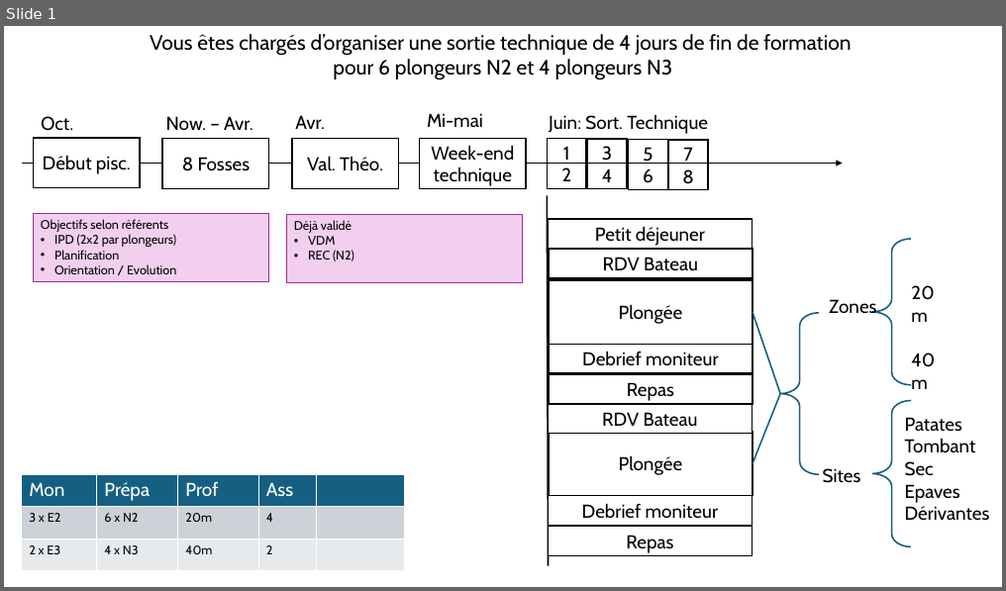
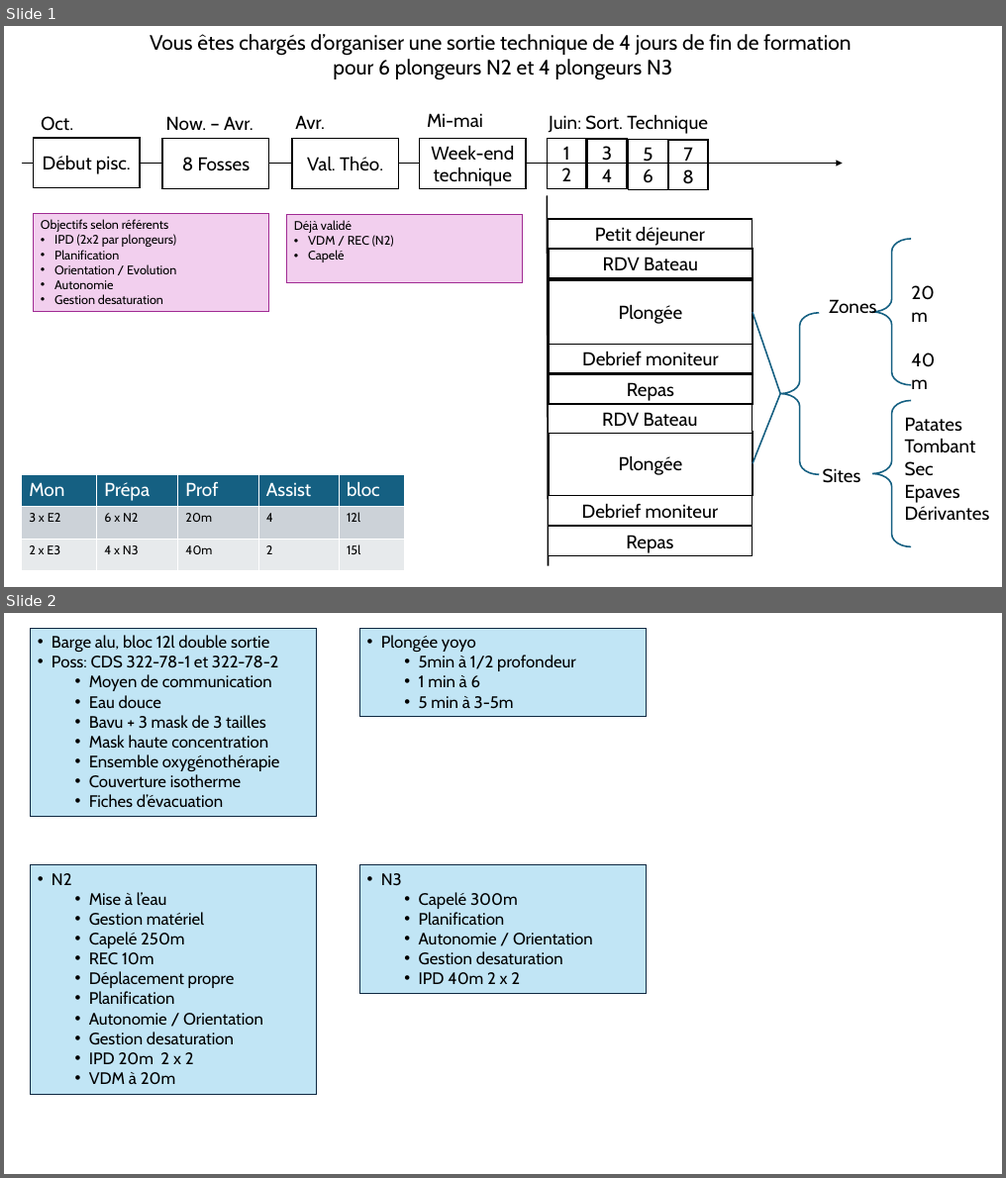
Before and after one commit to ArtigueOlivier/mf1, a slide deck: ppt/final-n2-n3-4j.pptx. Shown one above the other, each under a label of ours: slide 1 before the commit, slides 1 and 2 after it. The pictures are 1006x591 and 1006x1178 pixels, drawn with LibreOffice and Linux fonts; fonts in the diff are those of the drawing. Boxes give left, top, right and bottom in pixels: in the first picture for what was removed or moved away, otherwise in the second. Text is boxed around its words. In the diff, an @@ line names an element or a change of style, - is before the commit and + after.

```diff
--- a/ppt/final-n2-n3-4j.pptx
+++ b/ppt/final-n2-n3-4j.pptx
@@ slide 2 added at (x1=4, y1=613, x2=1002, y2=1174), background #FFFFFF @@
@@ rectangle added at (x1=30, y1=628, x2=317, y2=817), fill #C1E5F5, outline #0E2841 0.75 pt, 16 pt, text #000000 @@
+• Barge alu, bloc 12l double sortie
+• Poss: CDS 322-78-1 et 322-78-2
+  • Moyen de communication
+  • Eau douce
+  • Bavu + 3 mask de 3 tailles
+  • Mask haute concentration
+  • Ensemble oxygénothérapie
+  • Couverture isotherme
+  • Fiches d’évacuation
@@ rectangle added at (x1=359, y1=628, x2=647, y2=716), fill #C1E5F5, outline #0E2841 0.75 pt, 16 pt, text #000000 @@
+• Plongée yoyo
+  • 5min à 1/2 profondeur
+  • 1 min à 6
+  • 5 min à 3-5m
@@ rectangle added at (x1=30, y1=865, x2=317, y2=1094), fill #C1E5F5, outline #0E2841 0.75 pt, 16 pt, text #000000 @@
+• N2
+  • Mise à l’eau
+  • Gestion matériel
+  • Capelé 250m
+  • REC 10m
+  • Déplacement propre
+  • Planification
+  • Autonomie / Orientation
+  • Gestion desaturation
+  • IPD 20m 2 x 2
+  • VDM à 20m
@@ rectangle added at (x1=359, y1=865, x2=647, y2=994), fill #C1E5F5, outline #0E2841 0.75 pt, 16 pt, text #000000 @@
+• N3
+  • Capelé 300m
+  • Planification
+  • Autonomie / Orientation
+  • Gestion desaturation
+  • IPD 40m 2 x 2
@@ slide 1 changed as well @@
@@ rectangle "Objectifs selon référents" resized from (x1=33, y1=214, x2=269, y2=282) to (x1=33, y1=214, x2=269, y2=312) @@
@@ text in rectangle at (x1=308, y1=235, x2=394, y2=263): text changed @@
-• VDM
-• REC (N2)
+• VDM / REC (N2)
+• Capelé
@@ text in rectangle at (x1=54, y1=280, x2=163, y2=304): paragraphs added @@
+• Autonomie
+• Gestion desaturation
@@ table at (x1=21, y1=475, x2=405, y2=571) @@
-row 1, column 4: Ass
+row 1, column 4: Assist
-row 1, column 5: 
+row 1, column 5: bloc
-row 2, column 5: 
+row 2, column 5: 12l
-row 3, column 5: 
+row 3, column 5: 15l
```
Also in this commit, not shown: 1 slide removed, 1 other file.
